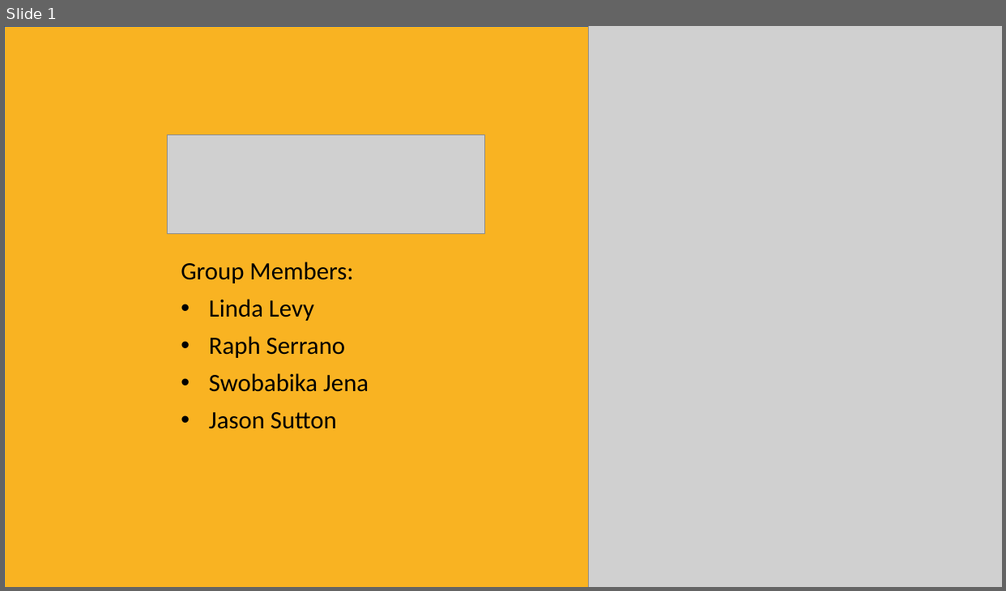
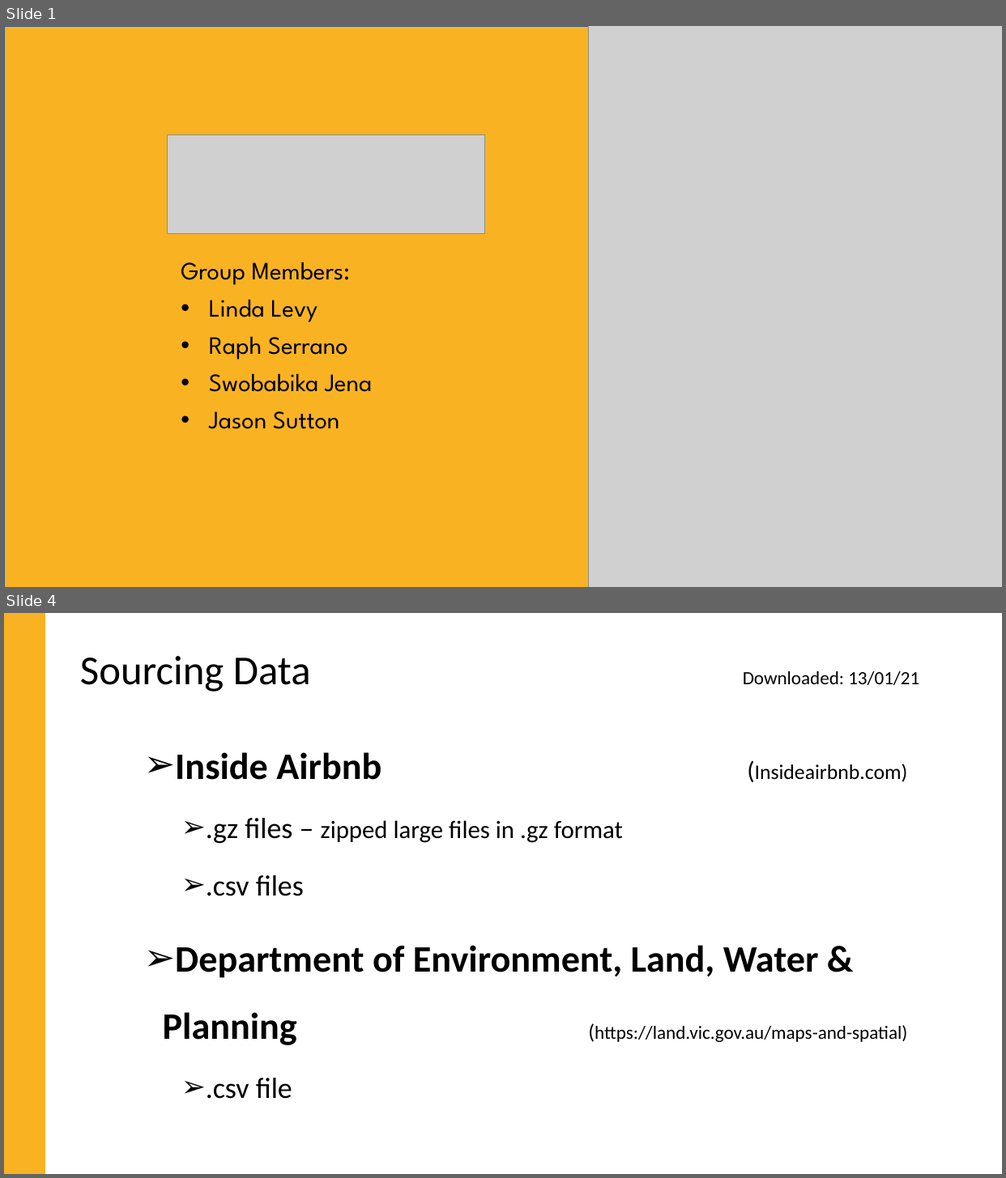
Before and after one commit to jMacProd/Project1, a slide deck: Presentation Slides/airbnbPresentationFinal.pptx. Shown one above the other, each under a label of ours: slide 1 before the commit, slides 1 and 4 after it; the slides between them are not shown. The pictures are 1006x591 and 1006x1178 pixels, drawn with LibreOffice and Linux fonts; fonts in the diff are those of the drawing; grey boxes stand for pictures. Boxes give left, top, right and bottom in pixels: in the first picture for what was removed or moved away, otherwise in the second. Text is boxed around its words. In the diff, an @@ line names an element or a change of style, - is before the commit and + after.

```diff
--- a/Presentation Slides/airbnbPresentationFinal.pptx
+++ b/Presentation Slides/airbnbPresentationFinal.pptx
@@ slide 4 added at <box>4,613,1002,1174</box>, background #FFFFFF @@
@@ rectangle added at <box>4,613,45,1174</box>, fill #F9B322 @@
@@ title added at <box>80,656,919,692</box>, 18 pt, text #000000 @@
+Sourcing Data Downloaded: 13/01/21
@@ text added at <box>163,752,908,1046</box>, 36 pt, text #000000 @@
+➢ Inside Airbnb (Insideairbnb.com)
+  ➢ .gz files – zipped large files in .gz format
+  ➢ .csv files
+➢ Department of Environment, Land, Water & Planning (https://land.vic.gov.au/maps-and-spatial)
+  ➢ .csv file
@@ slide 1 changed as well @@
@@ text "Group Members:" at <box>181,262,372,429</box>: font Calibri to League Spartan @@
```
Also in this commit, not shown: 8 other slides changed, 16 other slides added, 4 other files.
